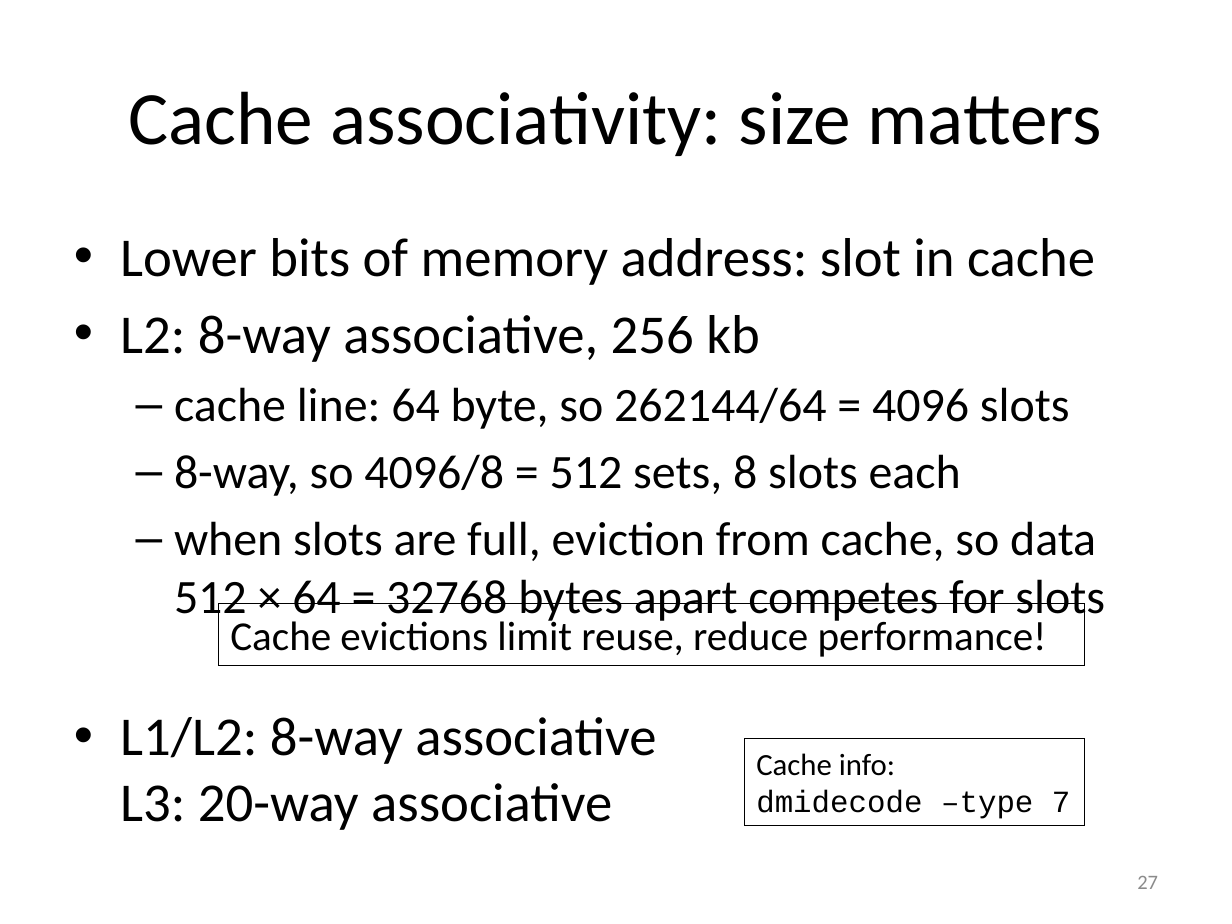
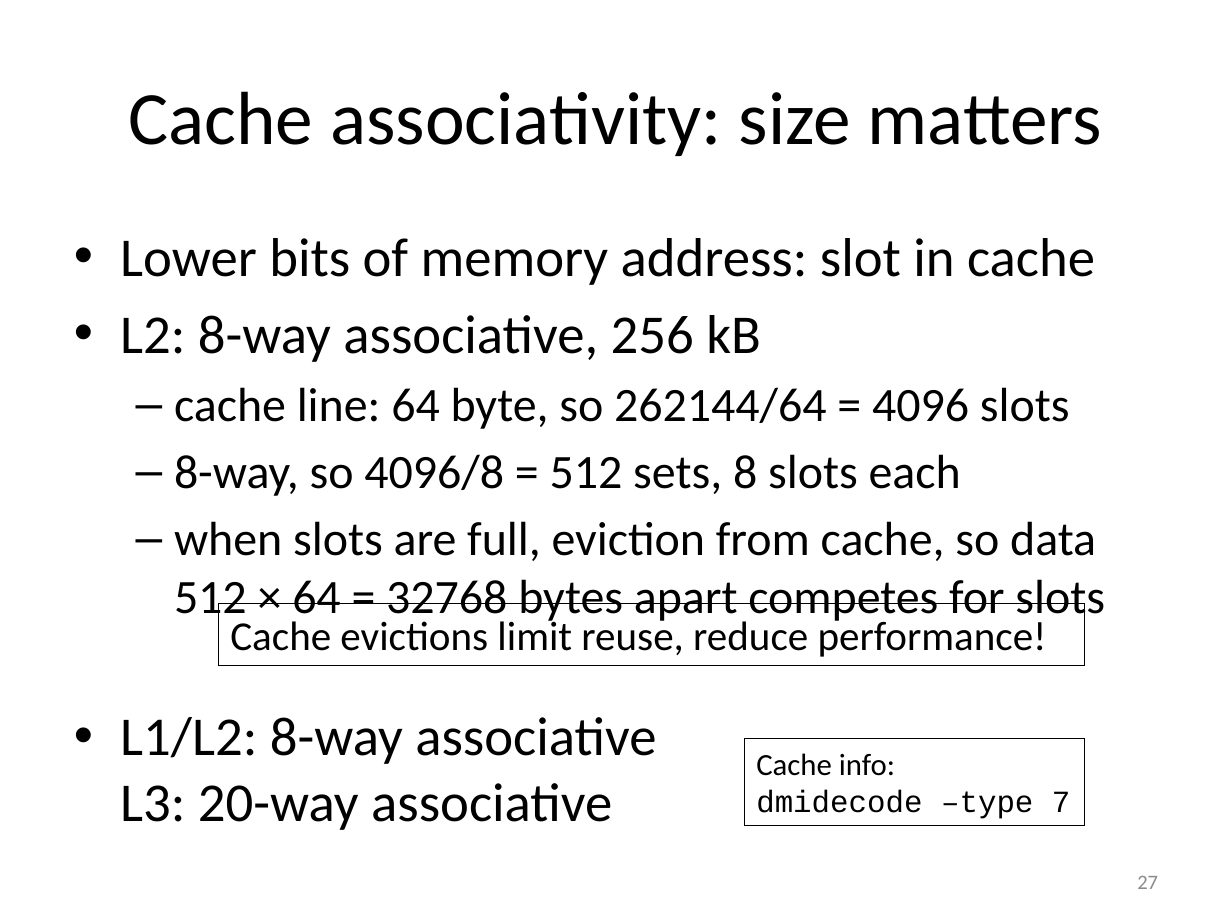
Before and after one commit to gjbex/Code-optimization, a slide deck: slide 27 of code_optimization.pptx. Drawn at 1232x924 pixels with LibreOffice and Linux fonts; fonts in the diff are those of the drawing. Boxes give left, top, right and bottom in pixels: in the first picture for what was removed or moved away, otherwise in the second. Text is boxed around its words. In the diff, an @@ line names an element or a change of style, - is before the commit and + after.

```diff
--- a/code_optimization.pptx
+++ b/code_optimization.pptx
@@ text at box(120, 315, 761, 362): text changed @@
-• L2: 8-way associative, 256 kb
+• L2: 8-way associative, 256 kB
```
Also in this commit, not shown: 3 other slides changed.
